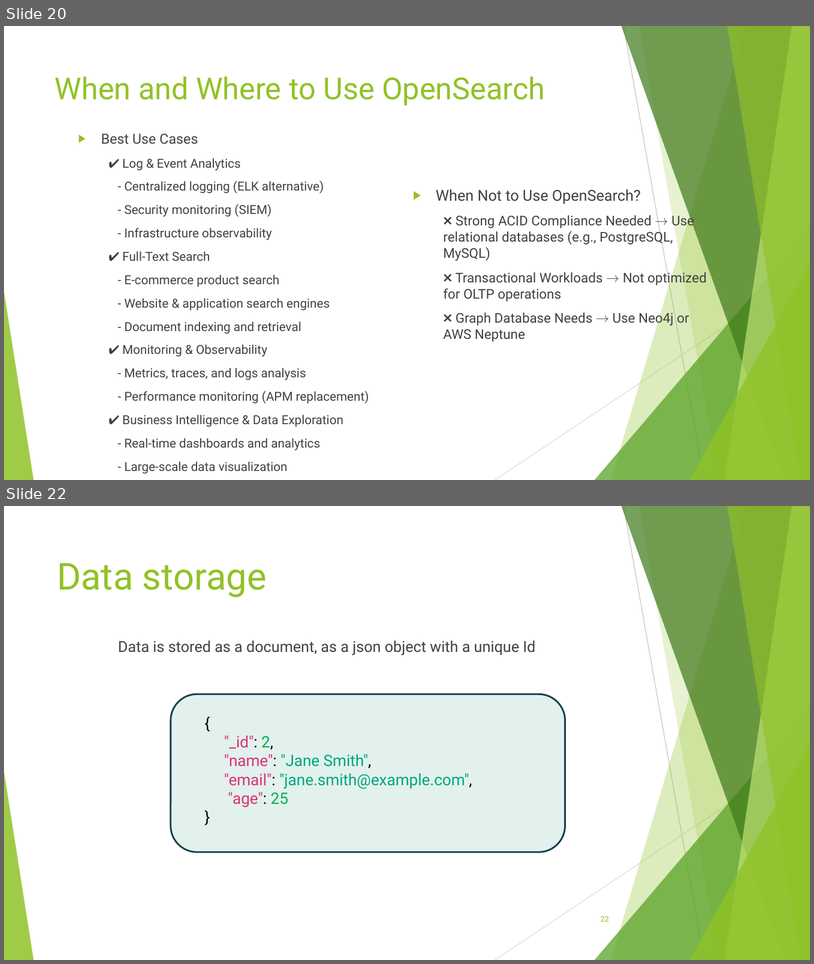
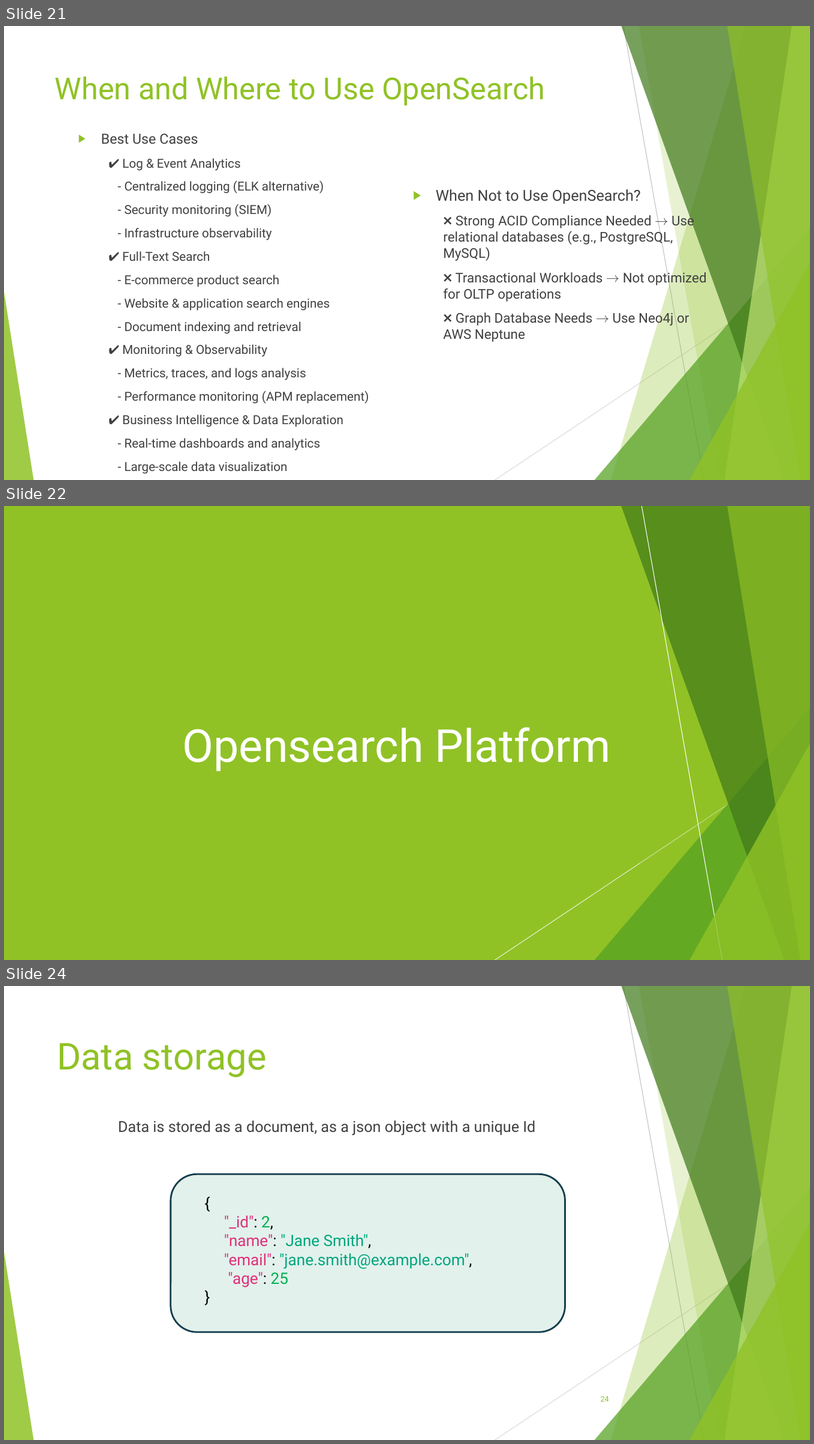
Before and after one commit to zwergon/ensg_search, a slide deck: docs/NoSQL introduction.pptx. Shown one above the other, each under a label of ours: slides 20 and 22 before the commit, slides 21, 22 and 24 after it; the slides between them are not shown. The pictures are 814x964 and 814x1444 pixels, drawn with LibreOffice and Linux fonts; fonts in the diff are those of the drawing. Boxes give left, top, right and bottom in pixels: in the first picture for what was removed or moved away, otherwise in the second. Text is boxed around its words. In the diff, an @@ line names an element or a change of style, - is before the commit and + after.

```diff
--- a/docs/NoSQL introduction.pptx
+++ b/docs/NoSQL introduction.pptx
@@ slide 22 added at box(4, 506, 810, 960), background #90C226; not listed: 8 template elements that a slide beside it also shows @@
@@ group added at box(4, 506, 810, 960): 5 freeform shapes, 3 triangles, 2 lines @@
@@ rectangle added at box(4, 506, 810, 960), fill #90C226 @@
@@ group added at box(4, 506, 810, 960): 4 freeform shapes, 3 triangles, 2 lines @@
@@ title added at box(183, 727, 611, 771), 54 pt, text #FFFFFF @@
+Opensearch Platform
@@ what was slide 20 is now slide 21 @@
@@ what was slide 22 is now slide 24 @@
@@ page number at box(601, 1396, 609, 1401): text changed @@
-22
+24
```
Also in this commit, not shown: 1 other slide added, 3 other files.
